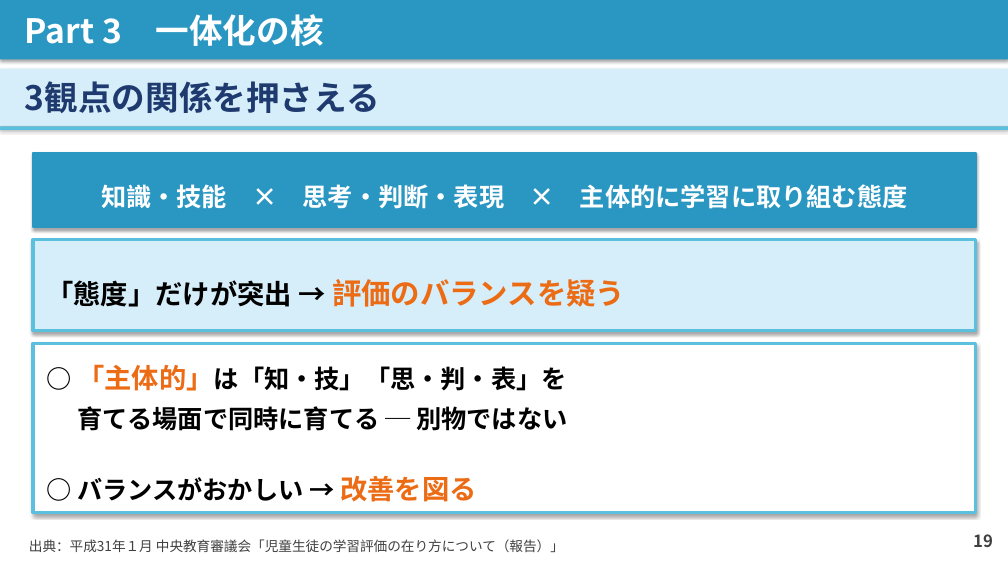
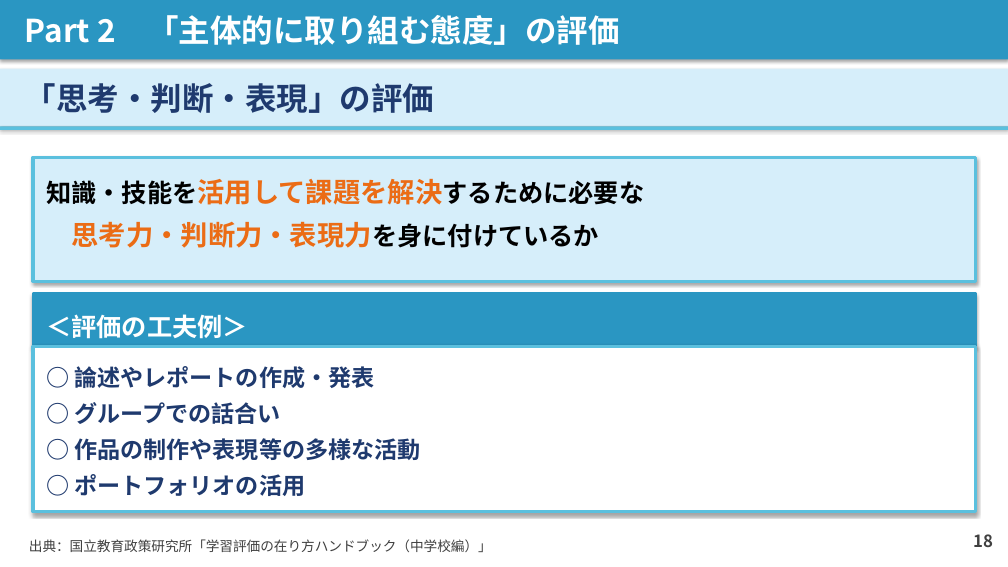
Before and after one commit to contynet730-star/con30, a slide deck: slide 18 of 講義スライド_石神井南中_20260603.pptx (slide 19 before the commit). Drawn at 1008x567 pixels with LibreOffice and Linux fonts; fonts in the diff are those of the drawing. Boxes give left, top, right and bottom in pixels: in the first picture for what was removed or moved away, otherwise in the second. Text is boxed around its words. In the diff, an @@ line names an element or a change of style, - is before the commit and + after.

```diff
--- a/講義スライド_石神井南中_20260603.pptx
+++ b/講義スライド_石神井南中_20260603.pptx
@@ text in rectangle at [25, 15, 619, 45]: text changed; size 32 to 30 pt @@
-Part 3 一体化の核
+Part 2 「主体的に取り組む態度」の評価
@@ text in rectangle at [25, 83, 434, 113]: text changed; size 32 to 30 pt @@
-3観点の関係を押さえる
+「思考・判断・表現」の評価
@@ rectangle "知識・技能を活用して課題を解決するために必要な": place and size @@
-rectangle "知識・技能を活用して課題を解決するために必要な" at [33, 153, 976, 227]
+rectangle "知識・技能を活用して課題を解決するために必要な" at [33, 157, 976, 281]
@@ rectangle "知識・技能を活用して課題を解決するために必要な" at [33, 157, 976, 281]: vertical alignment middle to top; fill #2A96C2 to #D6EEFA; outline #2A96C2 2 pt to #5BC0DE 3 pt @@
@@ text in rectangle at [46, 179, 645, 248]: text changed; text colour #FFFFFF to #000000 @@
-知識・技能 × 思考・判断・表現 × 主体的に学習に取り組む態度
+知識・技能を活用して課題を解決するために必要な
+思考力・判断力・表現力を身に付けているか
@@ rectangle "＜評価の工夫例＞": place and size @@
-rectangle "＜評価の工夫例＞" at [33, 240, 976, 330]
+rectangle "＜評価の工夫例＞" at [33, 293, 976, 346]
@@ rectangle "＜評価の工夫例＞" at [33, 293, 976, 346]: fill #D6EEFA to #2A96C2; outline #5BC0DE 3 pt to #2A96C2 2 pt @@
@@ text in rectangle at [46, 314, 248, 339]: text changed; size 26 to 24 pt; text colour #000000 to #FFFFFF @@
-「態度」だけが突出 → 評価のバランスを疑う
+＜評価の工夫例＞
@@ text in rectangle at [75, 366, 421, 496]: text changed; size 24 to 22 pt; text colour #000000 to #1F3A6E @@
-○ 「主体的」は「知・技」「思・判・表」を
-育てる場面で同時に育てる ─ 別物ではない
-○ バランスがおかしい → 改善を図る
+○ 論述やレポートの作成・発表
+○ グループでの話合い
+○ 作品の制作や表現等の多様な活動
+○ ポートフォリオの活用
@@ text at [29, 539, 492, 552]: text changed @@
-出典：平成31年１月 中央教育審議会「児童生徒の学習評価の在り方について（報告）」
+出典：国立教育政策研究所「学習評価の在り方ハンドブック（中学校編）」
@@ text at [973, 534, 993, 547]: text changed @@
-19
+18
```
Also in this commit, not shown: 16 other slides changed, 13 slides added, 13 slides removed, 1 other file.
